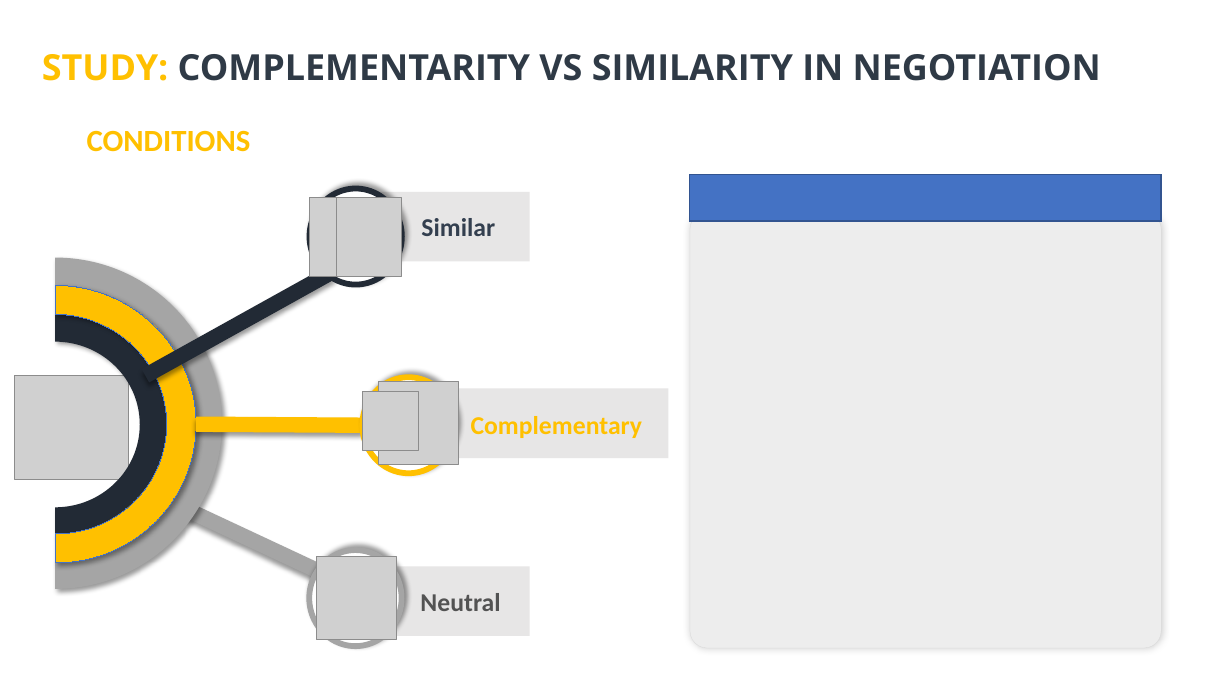
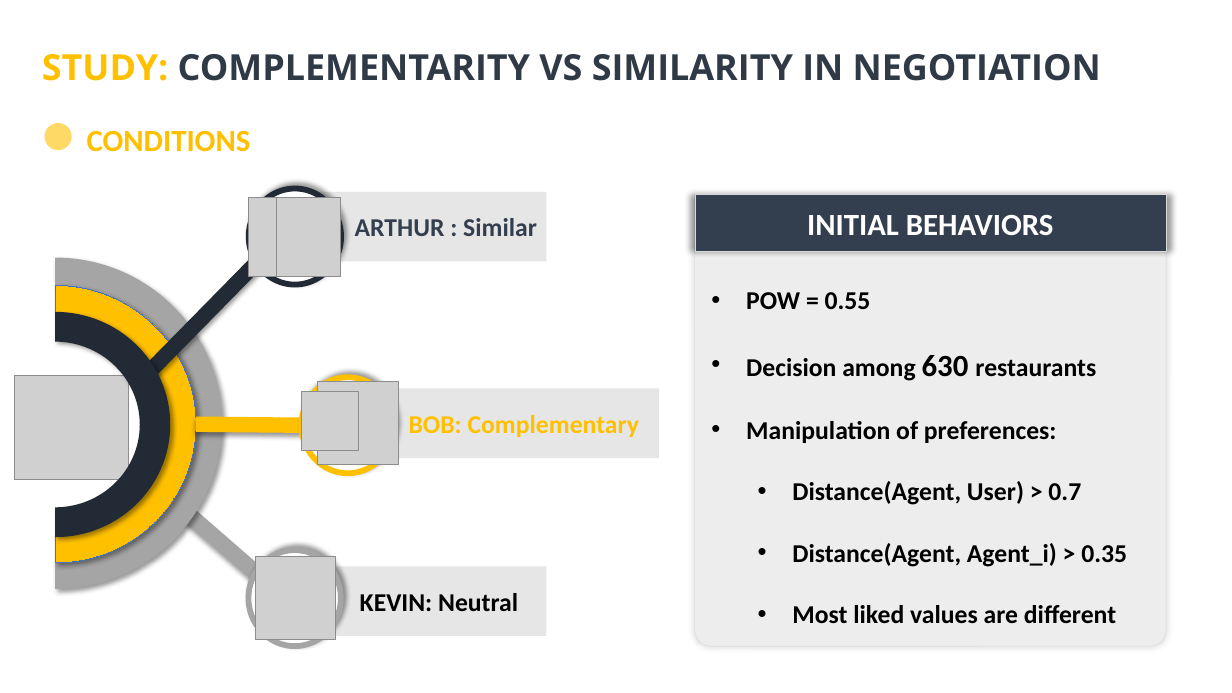
Before and after one commit to Olydia/Discolog, a slide deck: slide 42 of thesis_v2/presentation/thses.pptx. Drawn at 1232x693 pixels with LibreOffice and Linux fonts; fonts in the diff are those of the drawing; grey boxes stand for pictures. Boxes give left, top, right and bottom in pixels: in the first picture for what was removed or moved away, otherwise in the second. Text is boxed around its words. In the diff, an @@ line names an element or a change of style, - is before the commit and + after.

```diff
--- a/thesis_v2/presentation/thses.pptx
+++ b/thesis_v2/presentation/thses.pptx
@@ ellipse added at (44, 123, 71, 150), fill #FFD966 @@
@@ rectangle: place and size @@
-rectangle at (367, 192, 530, 262)
+rectangle at (306, 192, 546, 262)
@@ rectangle "INITIAL BEHAVIORS": place and size @@
-rectangle "INITIAL BEHAVIORS" at (690, 175, 1162, 221)
+rectangle "INITIAL BEHAVIORS" at (695, 194, 1166, 250)
@@ rectangle "INITIAL BEHAVIORS" at (695, 194, 1166, 250): fill #4472C4 to #333F50; outline #325491 1 pt to #D9D9D9 0.25 pt; shadow on @@
@@ text at (355, 218, 537, 236): text changed @@
-Similar
+ARTHUR : Similar
@@ rounded rectangle: place and size @@
-rounded rectangle at (690, 213, 1162, 649)
+rounded rectangle at (695, 239, 1166, 647)
@@ text in rectangle at (807, 215, 1054, 235): text added @@
+INITIAL BEHAVIORS
@@ line moved from (145, 376) - (332, 273) to (145, 376) - (262, 258) @@
@@ text added at (746, 292, 1127, 623), 20 pt, text #000000, bold @@
+• POW = 0.55
+• Decision among 630 restaurants
+• Manipulation of preferences:
+  • Distance(Agent, User) > 0.7
+  • Distance(Agent, Agent_i) > 0.35
+  • Most liked values are different
@@ 5 pictures, 3 ellipses: place and size @@
-5 pictures, 3 ellipses at (310, 189, 459, 646)
+5 pictures, 3 ellipses at (249, 189, 398, 646)
@@ rectangle: place and size @@
-rectangle at (422, 388, 669, 457)
+rectangle at (361, 388, 659, 457)
@@ text at (409, 415, 640, 437): text changed @@
-Complementary
+BOB: Complementary
@@ line moved from (196, 424) - (362, 425) to (196, 424) - (301, 425) @@
@@ line moved from (180, 506) - (385, 603) to (180, 506) - (269, 584) @@
@@ rectangle: place and size @@
-rectangle at (388, 567, 530, 636)
+rectangle at (327, 567, 546, 636)
@@ text at (360, 593, 518, 611): text changed; text colour #525252 to #000000 @@
-Neutral
+KEVIN: Neutral
```
Also in this commit, not shown: 3 other slides changed, 2 slides added, 1 slide removed.
